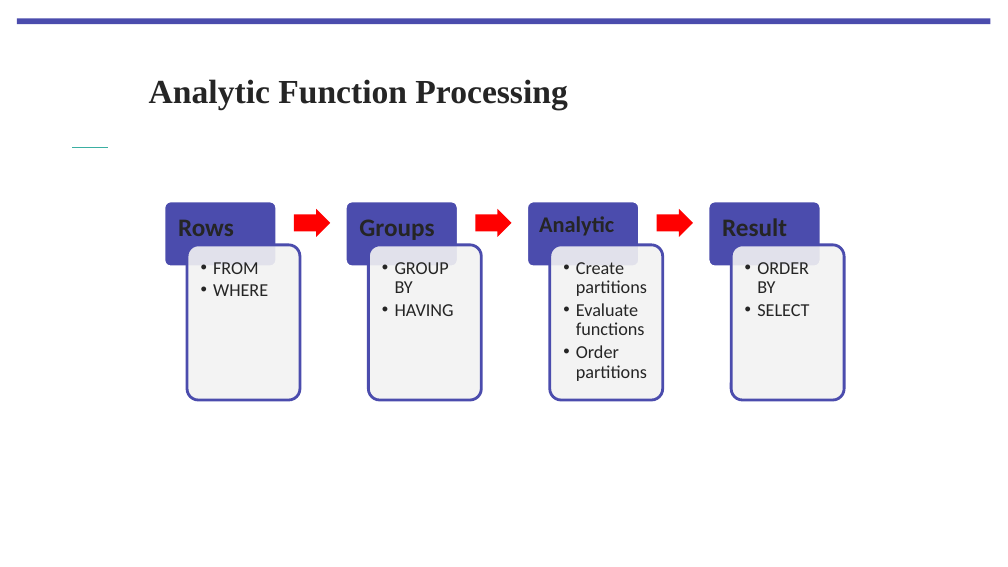
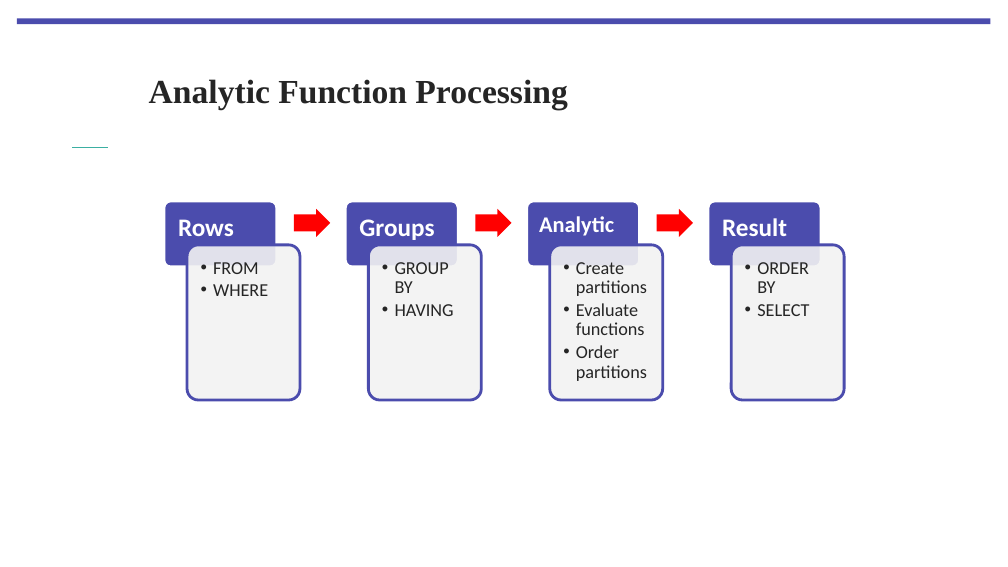
Before and after one commit to Monosakkarider/USN, a slide deck: slide 8 of BID3000/7Forelesning091023/Lecture 6 Query Formulation for Data Warehouses Part 2 V9.pptx. Drawn at 1008x567 pixels with LibreOffice and Linux fonts; fonts in the diff are those of the drawing; background and template pictures are left out. Boxes give left, top, right and bottom in pixels: in the first picture for what was removed or moved away, otherwise in the second. Text is boxed around its words. In the diff, an @@ line names an element or a change of style, - is before the commit and + after.

```diff
--- a/BID3000/7Forelesning091023/Lecture 6 Query Formulation for Data Warehouses Part 2 V9.pptx
+++ b/BID3000/7Forelesning091023/Lecture 6 Query Formulation for Data Warehouses Part 2 V9.pptx
@@ text colour #252525 to #FFFFFF in 4 elements at (178, 219, 234, 236), (359, 219, 434, 240), (539, 216, 614, 236), (722, 218, 787, 236) @@
```
Also in this commit, not shown: 9 other slides changed, 46 other files.
